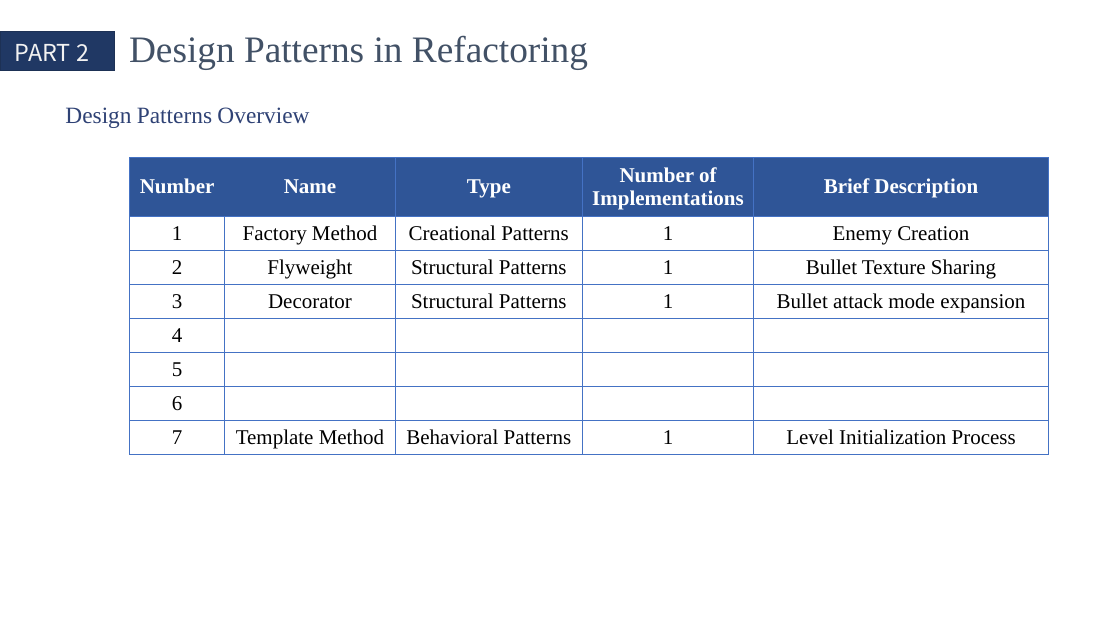
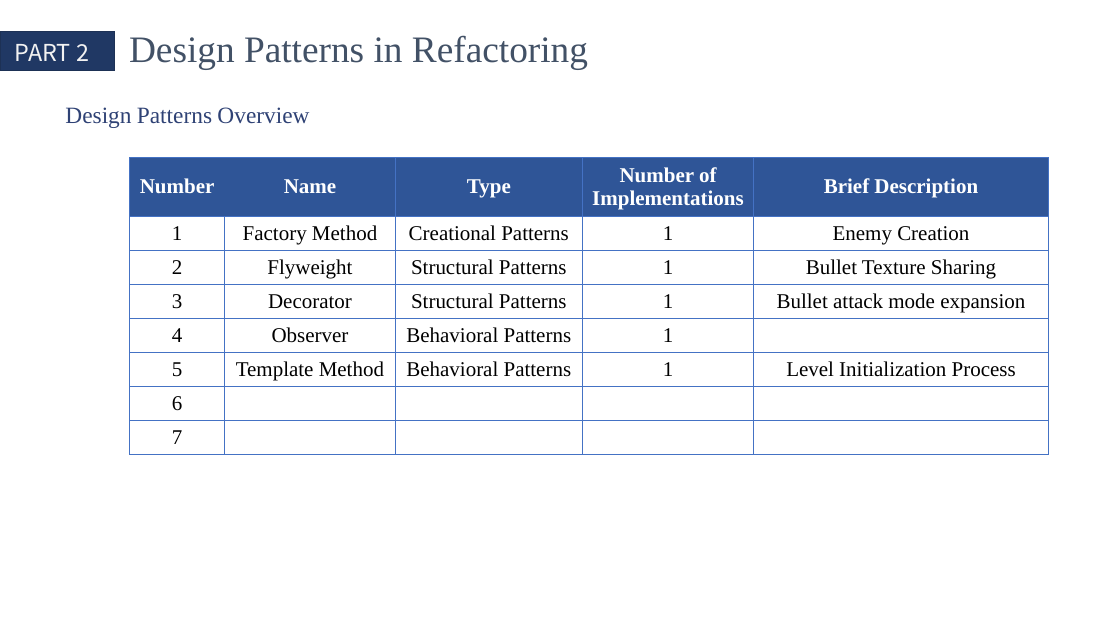
Before and after one commit to QinCheng0928/Cocos2d, a slide deck: slide 5 of 文档/DesignPattern.pptx. Drawn at 1120x630 pixels with LibreOffice and Linux fonts; fonts in the diff are those of the drawing. Boxes give left, top, right and bottom in pixels: in the first picture for what was removed or moved away, otherwise in the second. Text is boxed around its words. In the diff, an @@ line names an element or a change of style, - is before the commit and + after.

```diff
--- a/文档/DesignPattern.pptx
+++ b/文档/DesignPattern.pptx
@@ table at [129, 157, 1049, 455] @@
-row 5: 4 |  |  |  | 
+row 5: 4 | Observer | Behavioral Patterns | 1 | 
-row 6: 5 |  |  |  | 
+row 6: 5 | Template Method | Behavioral Patterns | 1 | Level Initialization Process
-row 8: 7 | Template Method | Behavioral Patterns | 1 | Level Initialization Process
+row 8: 7 |  |  |  | 
```
Also in this commit, not shown: 2 slides added, 7 other files.
